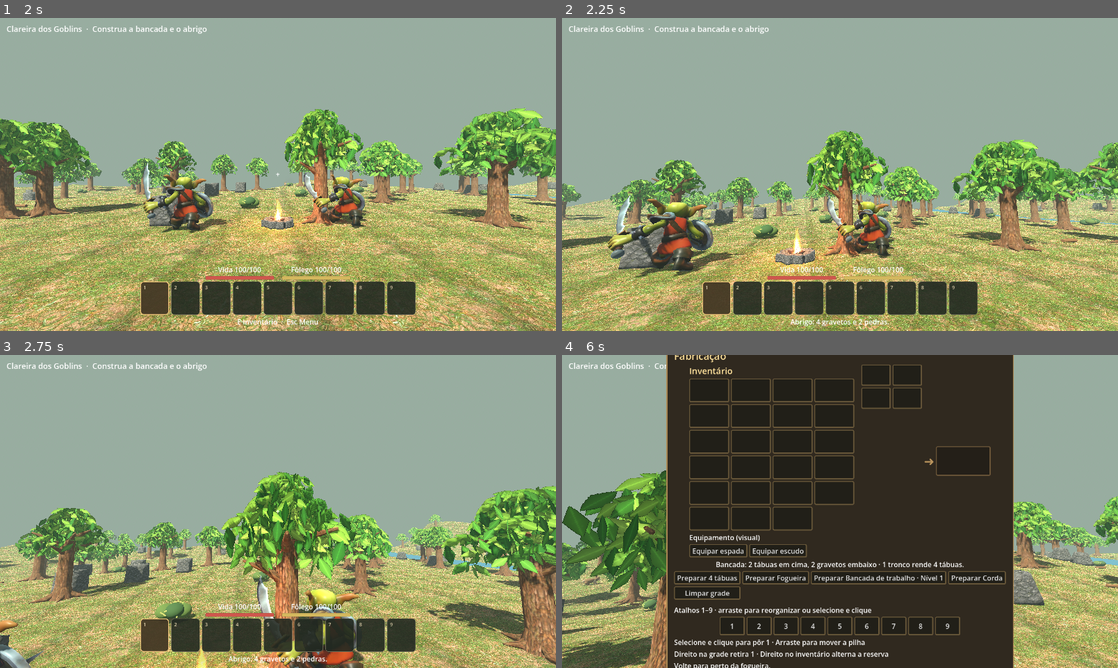
Above: before the commit, frames 1-4 (two rows, left to right).
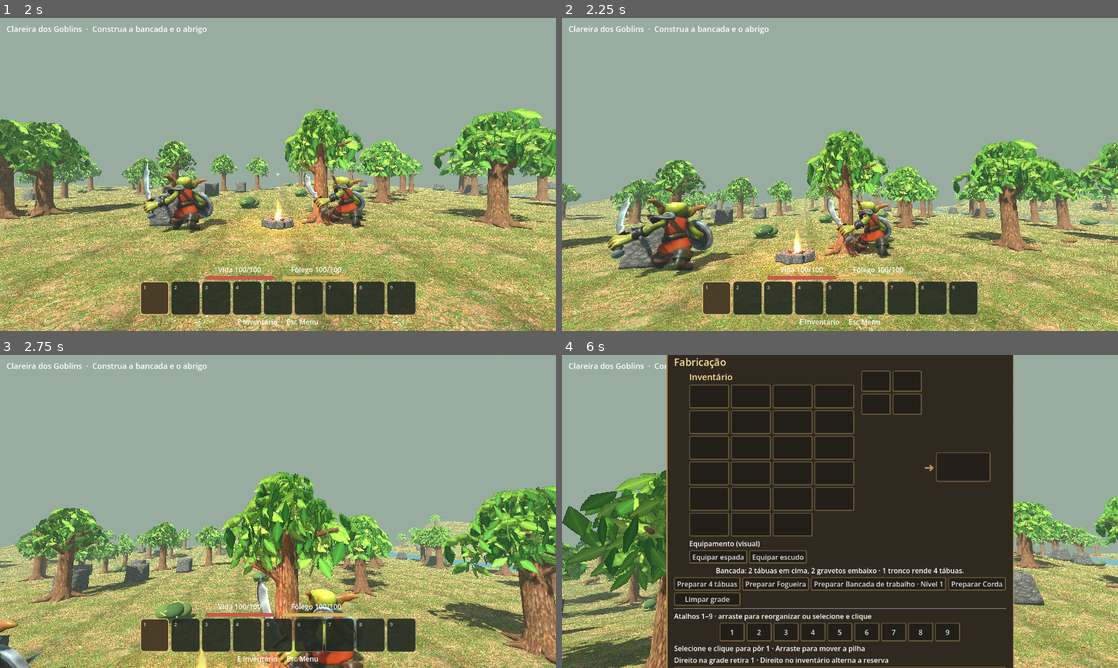
Above: after the commit, the same moments.

Repository: clebertressi88/clareira-dos-goblins
Game: Godot game, scene res://main.tscn
Two runs of this game, one before a commit and one after it. Both use one fixed random seed, a clock stepped at 60 frames per second and the inputs below.
Inputs (mouse positions are in pixels of both pictures, inside the frame that each line leads up to):
- Up to frame 1 (2 s): click (278, 224) at 0.52 s; type "12" at 0.6 s; click "Jogar / continuar" at 1.25 s
- Up to frame 2 (2.25 s): tap Enter at 2 s; move the mouse to (867, 174) at 2.02 s; hold W (goblin_frente) from 2.03 s (still down); tap B at 2.1 s; click (867, 174) at 2.17 s
- Up to frame 3 (2.75 s): keep holding W (goblin_frente); tap Space at 2.27, 2.57 s
- Up to frame 4 (6 s): keep holding W (goblin_frente); move the mouse to (812, 511) at 2.77 s; tap B at 2.85, 3.8, 4.55, 5.3 s; tap Space at 3.02, 3.32, 4.52, 4.82, 5.27, 5.57 s; move the mouse to (851, 505) at 3.52 s; tap Enter at 3.6 s; move the mouse to (834, 517) at 4.27 s; tap Keypad Enter at 4.35 s; click (834, 517) at 4.42 s; move the mouse to (878, 514) at 5.02 s; hold Shift 5.03-5.78 s; move the mouse to (795, 508) at 5.77 s; tap E at 5.85 s

Frame 1 is identical in both runs. In frame 2, 0.2% of the frame differs, in the area x 41-59%, y 96-99%; in frame 3, 0.2%; in frame 4, 10%, in the area x 20-80%, y 0-100%.

Commit message:
Impedir cabana antiga e remover de saves e snapshots multiplayer

Diff:
--- a/Projeto-Godot/main.gd
+++ b/Projeto-Godot/main.gd
@@ -613,6 +613,8 @@
 	if hut and not won and not removed.has("guardiao"):
 		creature("guardian","guardiao",Vector3(3,0,-39),self)
 	for entry in placed:
+		if str(entry.get("kind",""))=="hut":
+			continue
 		var p: Array = entry["p"]
 		spawn_object(entry["kind"],entry["id"],Vector3(p[0],p[1],p[2]),self,float(entry.get("r",0.0)))
 
@@ -2913,7 +2915,6 @@
 		match event.keycode:
 			KEY_SPACE: jump = true
 			KEY_Q: drop_selected()
-			KEY_B: build_hut()
 			KEY_C: show_inventory()
 			KEY_R: eat()
 			KEY_F: primary()
@@ -3564,23 +3565,9 @@
 				return true
 	return false
 
-func build_hut() -> void:
-	if hut:
-		return
-	if Vector2(player.position.x,player.position.z+6).length()>7:
-		notice("Volte para perto da fogueira.")
-		return
-	if stock[1]<4 or stock[2]<2:
-		notice("Abrigo: 4 gravetos e 2 pedras.")
-		return
-	stock[1] -= 4
-	stock[2] -= 2
-	hut = true
-	store_object("hut",Vector3(-3,0,-7))
-	creature("guardian","guardiao",Vector3(3,0,-39),self)
-	notice("O guardião apareceu no Vale da Névoa.")
-
 func store_object(kind: String, pos: Vector3, yaw: float = 0.0, level: int = 0) -> void:
+	if kind=="hut":
+		return # Abrigo descontinuado.
 	if kind in NET_SHARED_KINDS and net_role=="client" and not net_apply_in_progress:
 		if net_world_ready:
 			net_request_place.rpc_id(1,kind,pos,yaw,level)
@@ -3658,7 +3645,7 @@
 	removed = data.get("removed",{})
 	cleared_stumps = data.get("cleared_stumps",{})
 	tree_regrowth = data.get("tree_regrowth",{})
-	placed = data.get("placed",[])
+	placed = (data.get("placed",[]) as Array).filter(func(entry): return entry is Dictionary and str(entry.get("kind",""))!="hut")
 	health = int(data.get("health",100))
 	hut = bool(data.get("hut",false))
 	bench = bool(data.get("bench",false))
@@ -3843,7 +3830,7 @@
 				if old is CollisionObject3D:
 					old.collision_layer = 0
 				old.queue_free()
-	placed = (snapshot["placed"] as Array).duplicate(true)
+	placed = (snapshot["placed"] as Array).filter(func(entry): return entry is Dictionary and str(entry.get("kind",""))!="hut")
 	removed = (snapshot["removed"] as Dictionary).duplicate(true)
 	cleared_stumps = (snapshot.get("cleared_stumps",{}) as Dictionary).duplicate(true)
 	tree_regrowth = (snapshot.get("tree_regrowth",{}) as Dictionary).duplicate(true)
@@ -3859,6 +3846,8 @@
 	chunks.clear()
 	load_chunks()
 	for entry in placed:
+		if str(entry.get("kind",""))=="hut":
+			continue
 		var p: Array = entry["p"]
 		spawn_object(str(entry["kind"]),str(entry["id"]),
 			Vector3(float(p[0]),float(p[1]),float(p[2])),self,float(entry.get("r",0.0)))
